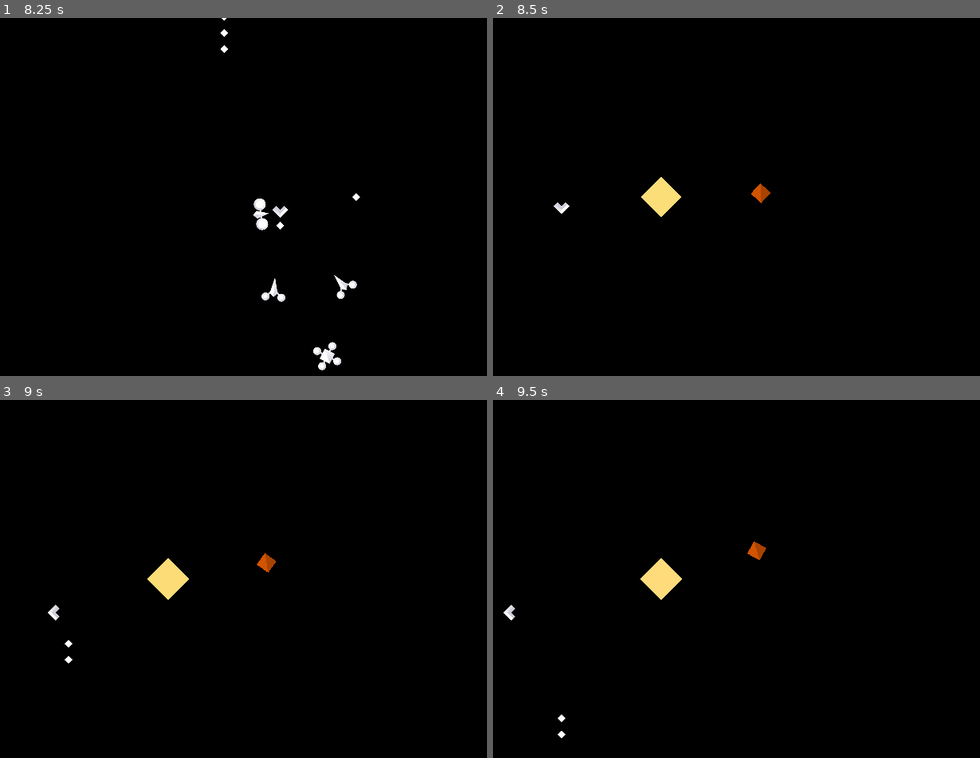
Above: before the commit, frames 1-4 (two rows, left to right).
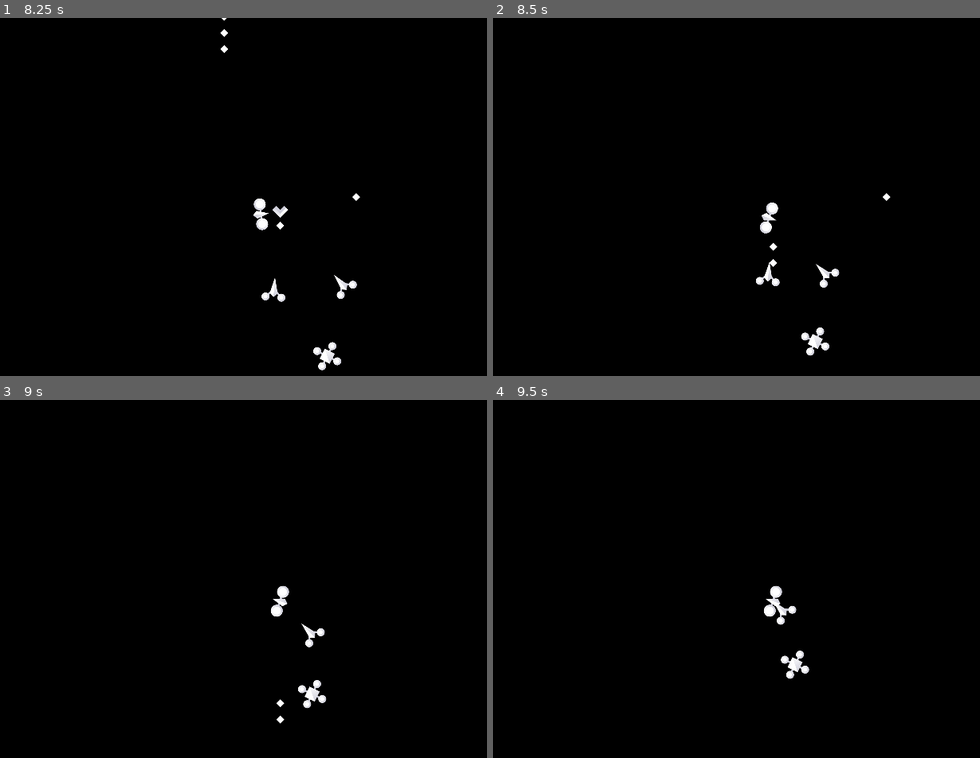
Above: after the commit, the same moments.

Repository: wdfeer/spaceshooter
Game: Godot game, scene res://src/mars.tscn
Two runs of this game, one before a commit and one after it. Both use one fixed random seed, a clock stepped at 60 frames per second and the inputs below. This scene is started directly instead of the project's main scene.
Inputs (mouse positions are in pixels of both pictures, inside the frame that each line leads up to):
- Up to frame 1 (8.25 s): tap Enter at 0.5 s; move the mouse to (306, 179) at 0.52 s; press the mouse at (306, 179) at 0.53 s; hold D (right) 0.53-1.28 s; move the mouse to (38, 214) at 1.27 s; release the mouse at (38, 214) at 1.28 s; hold S (down) 1.28-2.03 s; click (38, 214) at 1.35 s; move the mouse to (233, 118) at 2.02 s; press the mouse at (233, 118) at 2.03 s; hold D (right) 2.03-2.78 s; move the mouse to (136, 268) at 2.77 s; release the mouse at (136, 268) at 2.78 s; hold W (up) 2.78-3.53 s; click (136, 268) at 2.85 s; move the mouse to (360, 250) at 3.52 s; press the mouse at (360, 250) at 3.53 s; hold A (left) 3.53-5.03 s; move the mouse to (outside the picture) at 4.27 s; release the mouse at (outside the picture) at 4.28 s; click (outside the picture) at 4.35 s; move the mouse to (199, 197) at 5.02 s; press the mouse at (199, 197) at 5.03 s; hold S (down) 5.03-5.78 s; move the mouse to (73, 107) at 5.77 s; release the mouse at (73, 107) at 5.78 s; hold D (right) 5.78-6.53 s; click (73, 107) at 5.85 s; move the mouse to (306, 179) at 6.52 s; press the mouse at (306, 179) at 6.53 s; hold W (up) 6.53-7.28 s; move the mouse to (38, 214) at 7.27 s; release the mouse at (38, 214) at 7.28 s; hold D (right) 7.28-8.03 s; click (38, 214) at 7.35 s; move the mouse to (233, 118) at 8.02 s; press the mouse at (233, 118) at 8.03 s; hold S (down) from 8.03 s (still down)
- Up to frame 2 (8.5 s): keep holding S (down)
- Up to frame 3 (9 s): move the mouse to (136, 650) at 8.77 s; release S (down) at 8.78 s; release the mouse at (136, 650) at 8.78 s; hold A (left) from 8.78 s (still down); click (136, 650) at 8.85 s
- Up to frame 4 (9.5 s): keep holding A (left)

Frame 1 is identical in both runs. In frame 2, 1.3% of the frame differs, in the area x 12-82%, y 44-95%; in frame 3, 1.3%; in frame 4, 1.2%.

Commit message:
Fix going back to SS on death

Diff:
--- a/src/enemy/enemy.gd
+++ b/src/enemy/enemy.gd
@@ -27,4 +27,5 @@
 
 func _on_area_entered(area: Area2D) -> void:
 	if area is Player:
+		area.dead = true
 		area.queue_free()
--- a/src/mars.gd
+++ b/src/mars.gd
@@ -2,4 +2,5 @@
 
 func _on_area_exited(area: Area2D) -> void:
 	if area is Player:
-		get_tree().change_scene_to_file("res://src/solar_system/solar_system.tscn")
+		if !area.dead:
+			get_tree().change_scene_to_file("res://src/solar_system/solar_system.tscn")
--- a/src/player/player.gd
+++ b/src/player/player.gd
@@ -12,3 +12,5 @@
 
 	if velocity.length() > 0:
 		rotation = velocity.angle() + PI / 2
+
+var dead = false
